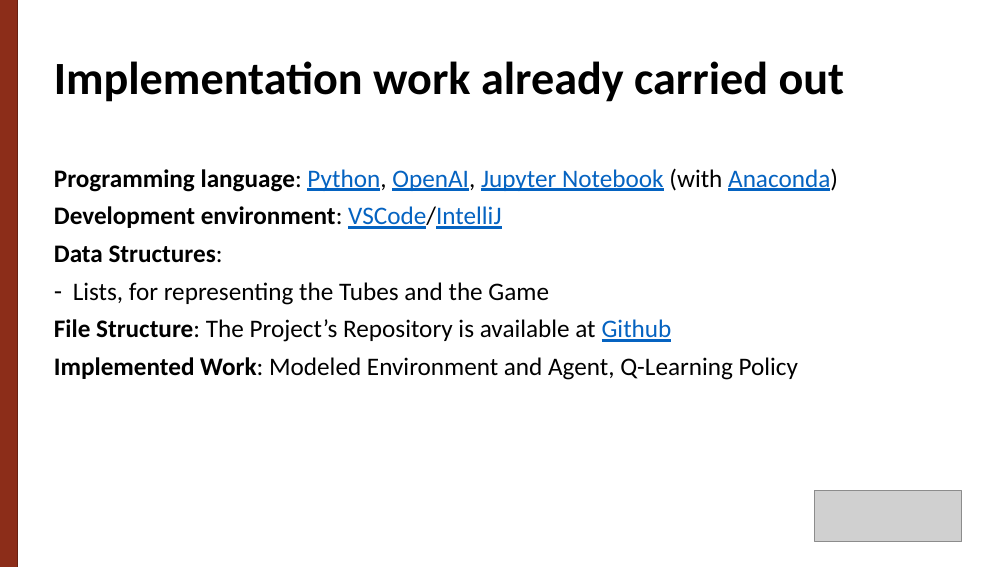
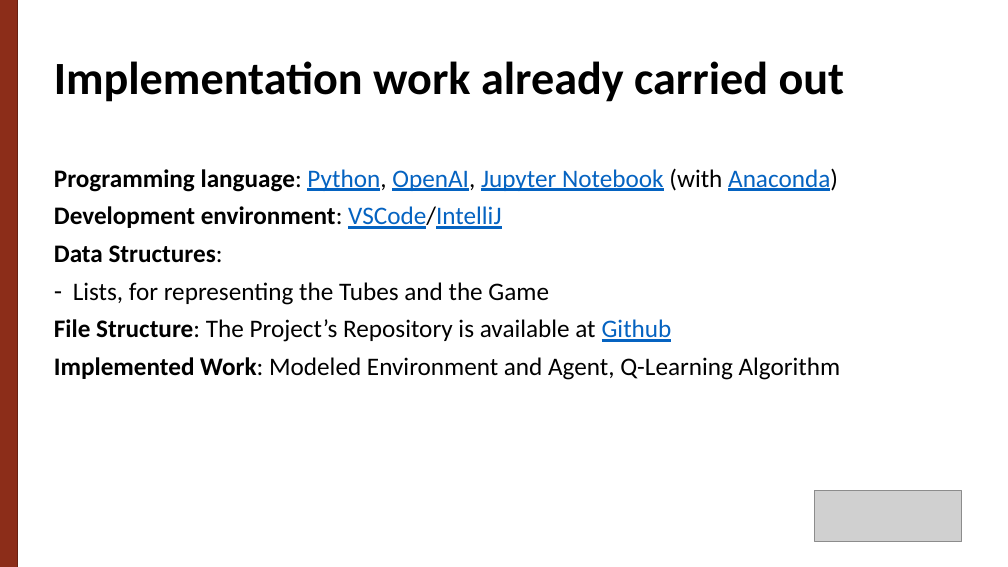
Before and after one commit to g-batalhao-a/IART, a slide deck: slide 6 of Project2/docs/Ball Sort Puzzle.pptx. Drawn at 1008x567 pixels with LibreOffice and Linux fonts; fonts in the diff are those of the drawing; grey boxes stand for pictures. Boxes give left, top, right and bottom in pixels: in the first picture for what was removed or moved away, otherwise in the second. Text is boxed around its words. In the diff, an @@ line names an element or a change of style, - is before the commit and + after.

Commit message:
SARSA working
TO-DO: test algorithms, test hyperparams

```diff
--- a/Project2/docs/Ball Sort Puzzle.pptx
+++ b/Project2/docs/Ball Sort Puzzle.pptx
@@ text at (x1=54, y1=357, x2=841, y2=380): text changed @@
-Implemented Work: Modeled Environment and Agent, Q-Learning Policy
+Implemented Work: Modeled Environment and Agent, Q-Learning Algorithm
```
Also in this commit, not shown: 1 other slide changed, 1 other file.
